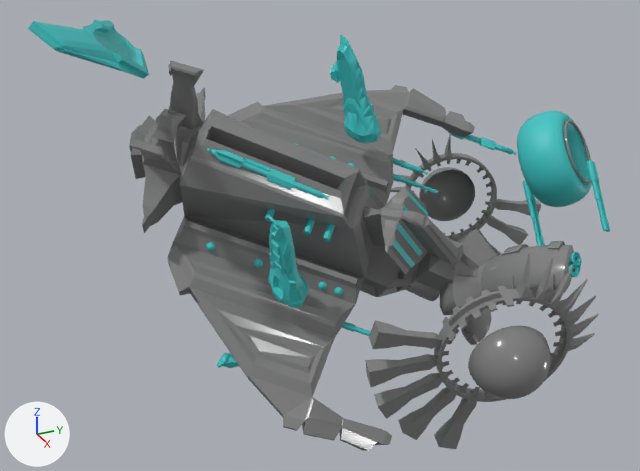
An edit to the FBX model Assets/3D/Epaves/EpaveGros.fbx, drawn before and after from the same camera.
The view is the same before and after, from a camera (50 mm lens) standing at (18.12, -9.61, 9.08) and looking at (1.33, -2.06, 0.69). Arrows for +X, +Y and +Z are at lower left; the lights stay in place. The picture after the commit comes second. Vertices at exactly the same position are counted once.

Before the edit, the objects in view are built like this:
```python
me_mesh_324 = bpy.data.meshes.new('Mesh.324')
me_mesh_324.from_pydata(...)  # 34140 vertices, 50775 faces; spans x -3.53..6.58, y -7.82..6.6, z -3.64..5.96
# faces by material slot: [13020, 8, 33719, 2208, 1820]
me_mesh_324.materials.append(mat_black_mat_for_body)  # grey #818181
me_mesh_324.materials.append(mat_body_color_2)  # cyan #3cc4c4
me_mesh_324.materials.append(mat_07___default)  # cyan #3cc4c4
me_mesh_324.materials.append(mat_161)  # dark grey #3d3d3d
me_mesh_324.materials.append(mat_16161)  # dark grey #454545
ob_epave_gros = bpy.data.objects.new('Epave gros', me_mesh_324)
ob_epave_gros.location = (0.0, 0.0, 0.0)
```
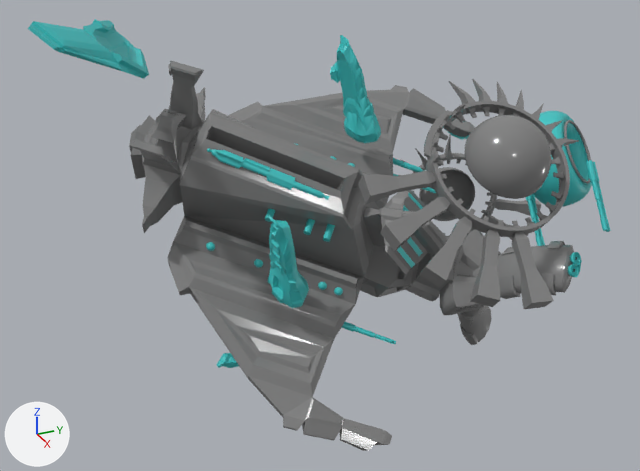
Where the newer file only moved an object's origin or applied its transform, the numbers keep the older frame.

Boxes (x1, y1, x2, y2) around the edits, measured in the pictures (640 x 471 px; the box of a moved part takes in the faces that stretch with it):
part 1 of me_mesh_324, moved or reshaped: before (468, 326, 551, 399); after (465, 115, 552, 199)
part 2 of me_mesh_324, moved or reshaped: before (365, 254, 598, 449); after (358, 79, 579, 309)

The edits, one by one:
me_mesh_324 is used by ob_epave_gros; location (0.0, 0.0, 0.0).
me_mesh_324 had 34140 vertices, 50775 faces and spanned x -3.53..6.58, y -7.82..6.6, z -3.64..5.96.
me_mesh_324 now has 34140 vertices, 50775 faces and spans x -3.53..7.03, y -7.82..6.6, z -3.64..5.96.
me_mesh_324 part 1: the loose piece of 530 vertices spanning x 5.5..6.58, y -0.72..0.92, z -1.41..0.24 is multiplied about its middle by the matrix ((0.498, -0.235, -0.834), (0.143, 0.972, -0.189), (0.855, -0.025, 0.518)), then moved by (-0.83, 0.06, 4.25).
me_mesh_324 part 2: the loose piece of 896 vertices spanning x 4.43..6.03, y -2.59..2.33, z -3.24..1.63 is multiplied about its middle by the matrix ((0.498, -0.235, -0.834), (0.143, 0.972, -0.189), (0.855, -0.025, 0.518)), then moved by (-0.18, -0.01, 3.67).
